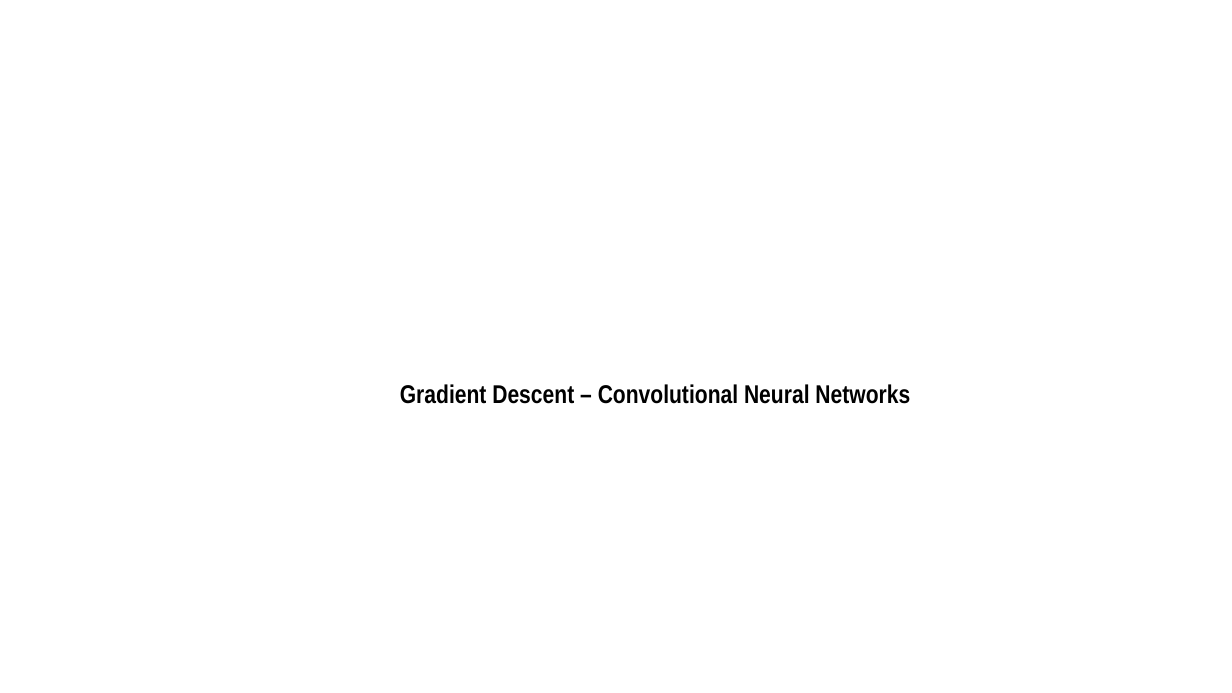
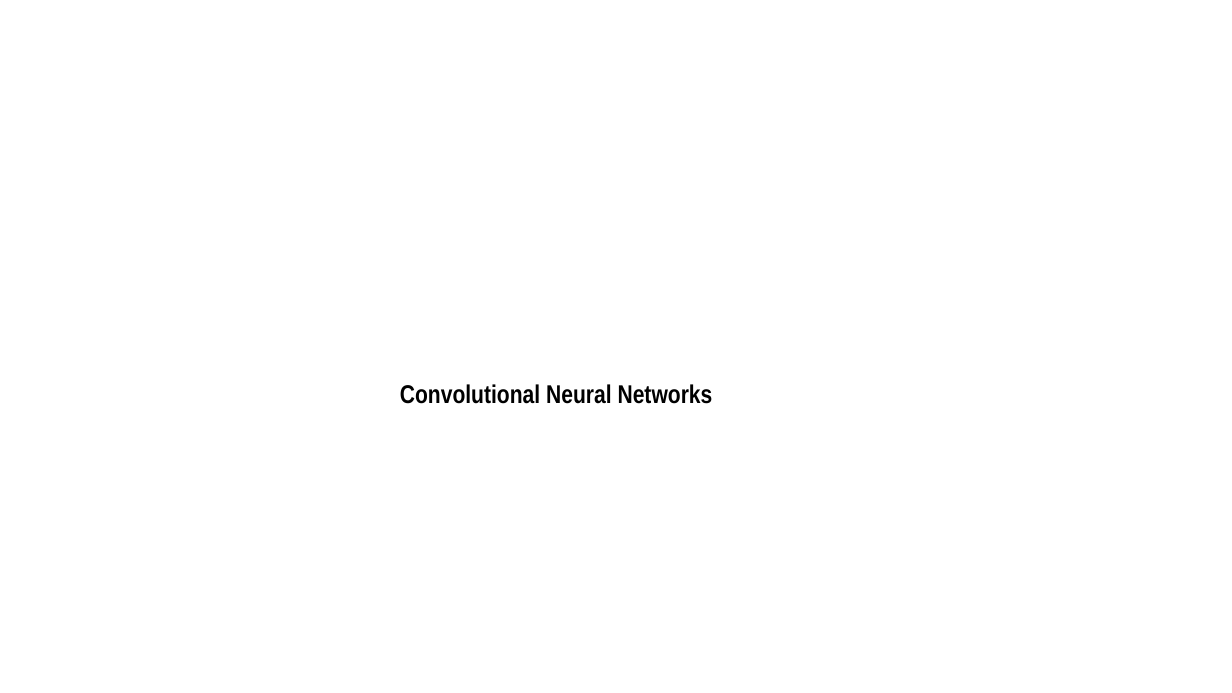
Before and after one commit to vohuynhquangnguyen/portfolio.codes-and-bytes, a slide deck: slide 1 of drafts/memristors/memristor.pptx. Drawn at 1232x693 pixels with LibreOffice and Linux fonts; fonts in the diff are those of the drawing; background and template pictures are left out. Boxes give left, top, right and bottom in pixels: in the first picture for what was removed or moved away, otherwise in the second. Text is boxed around its words. In the diff, an @@ line names an element or a change of style, - is before the commit and + after.

```diff
--- a/drafts/memristors/memristor.pptx
+++ b/drafts/memristors/memristor.pptx
@@ text at box(400, 384, 713, 404): text changed @@
-Gradient Descent – Convolutional Neural Networks
+Convolutional Neural Networks
```
Also in this commit, not shown: 6 other slides changed, 8 slides added, 1 slide removed, 1 other file.
